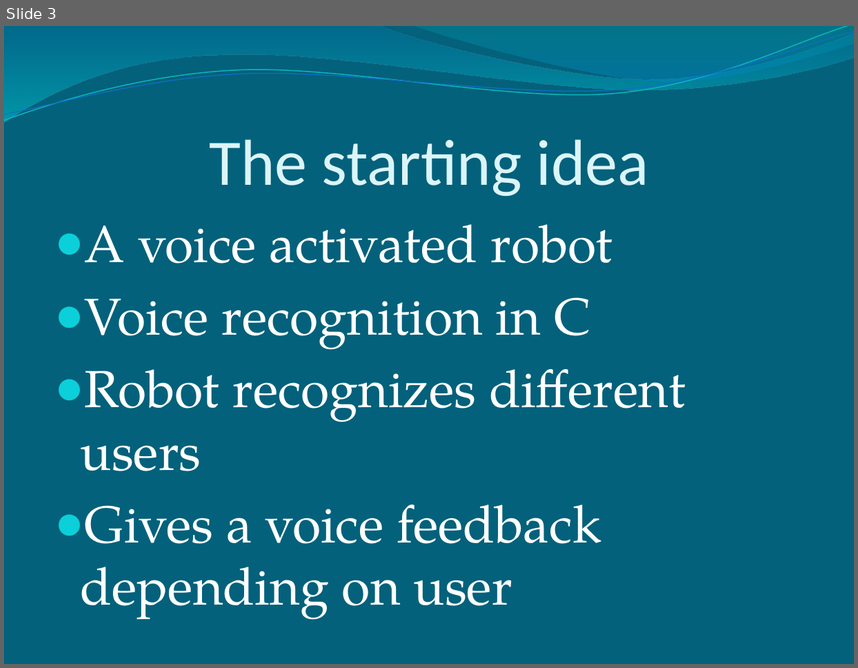
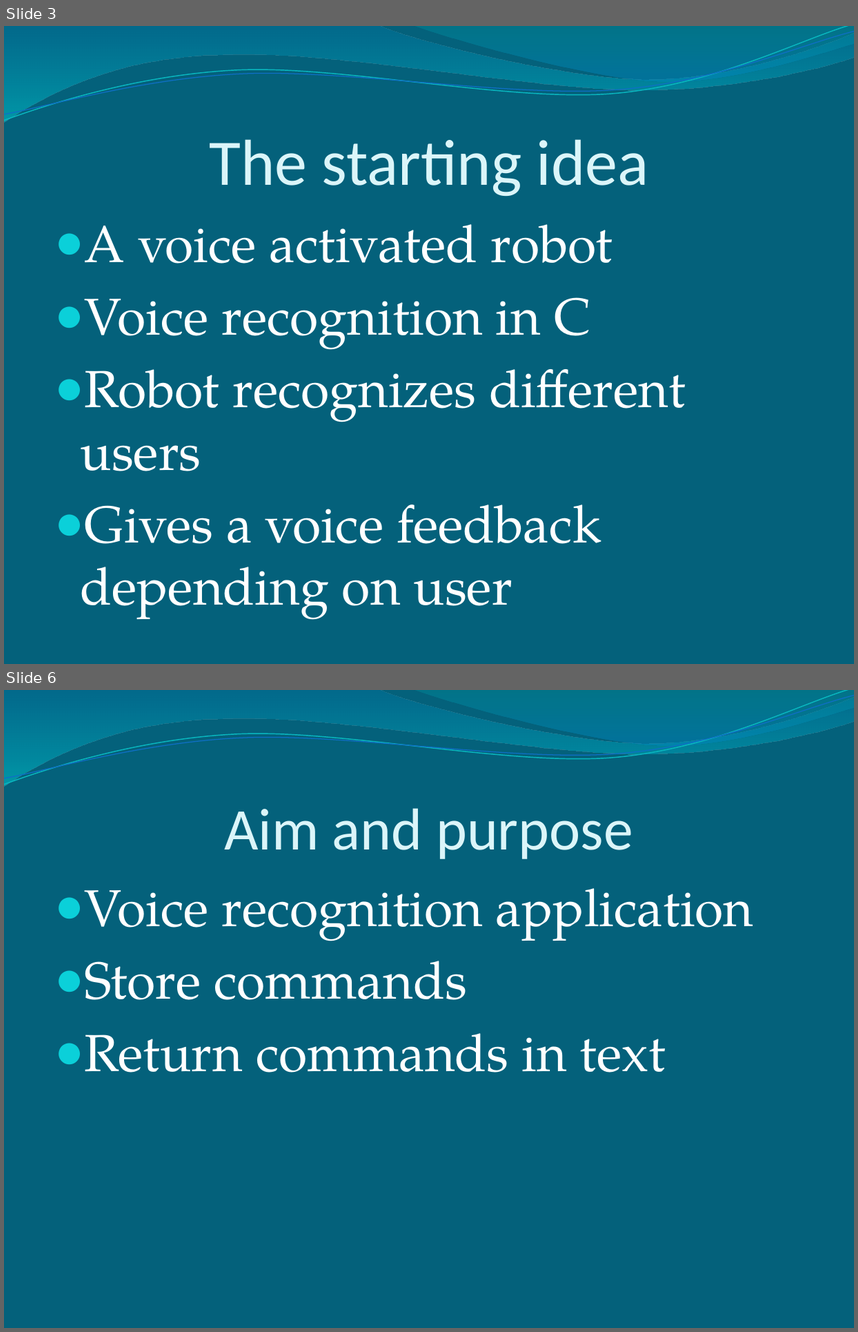
Before and after one commit to Pontus92/JAMP, a slide deck: PowerPoint/Easy Speech.pptx. Shown one above the other, each under a label of ours: slide 3 before the commit, slides 3 and 6 after it; the slides between them are not shown. The pictures are 858x668 and 858x1332 pixels, drawn with LibreOffice and Linux fonts; fonts in the diff are those of the drawing. Boxes give left, top, right and bottom in pixels: in the first picture for what was removed or moved away, otherwise in the second. Text is boxed around its words. In the diff, an @@ line names an element or a change of style, - is before the commit and + after.

```diff
--- a/PowerPoint/Easy Speech.pptx
+++ b/PowerPoint/Easy Speech.pptx
@@ slide 6 added at box(4, 690, 854, 1328), background #04617B; not listed: 4 template elements that a slide beside it also shows @@
@@ title added at box(224, 808, 633, 859), 50 pt, text #DBF5F9 @@
+Aim and purpose
@@ text added at box(85, 888, 754, 1072), 44 pt, text #FFFFFF @@
+● Voice recognition application
+● Store commands
+● Return commands in text
```
Also in this commit, not shown: 5 slides changed, 11 other slides added, 2 slides removed, 1 other file.
